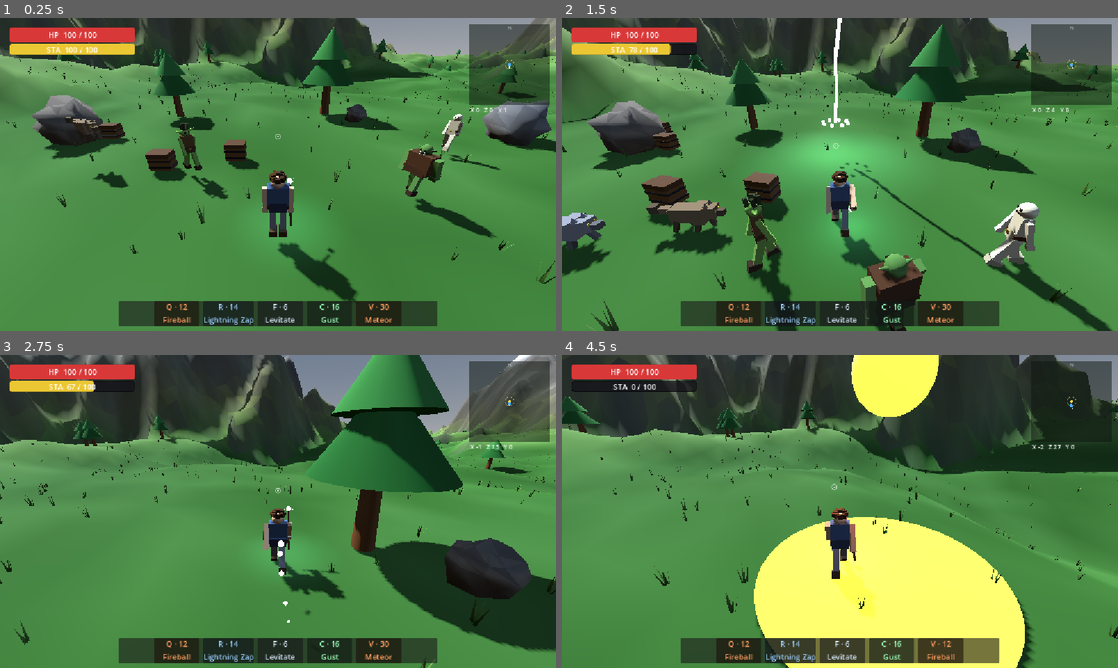
Above: before the commit, frames 1-4 (two rows, left to right).
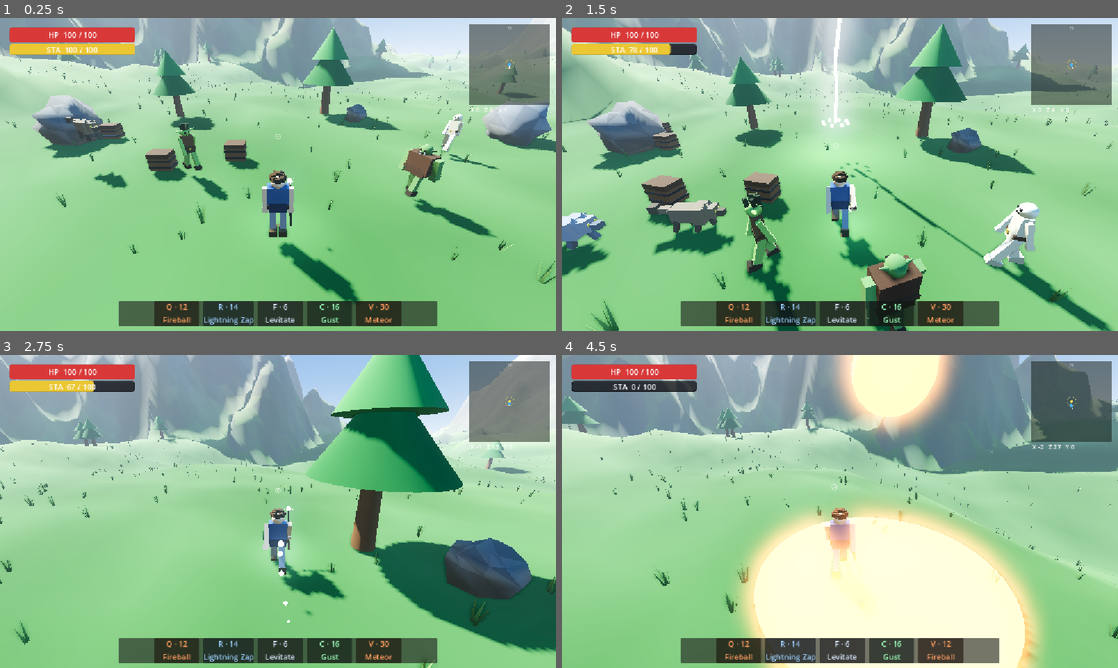
Above: after the commit, the same moments.

Repository: allinall0724-cmyk/godot-game-project
Game: Godot game, scene res://node_3d.tscn
Two runs of this game, one before a commit and one after it. Both use one fixed random seed, a clock stepped at 60 frames per second and the inputs below.
Inputs (mouse positions are in pixels of both pictures, inside the frame that each line leads up to):
- Up to frame 1 (0.25 s): no input
- Up to frame 2 (1.5 s): tap Enter at 0.5 s; move the mouse to (867, 174) at 0.52 s; hold W (move_forward) from 0.53 s (still down); tap Q (ability_1) at 0.6 s; click (867, 174) at 0.67 s; tap Space (jump) at 0.77 s; move the mouse to (812, 174) at 1.27 s; tap R (ability_2) at 1.35 s
- Up to frame 3 (2.75 s): keep holding W (move_forward); tap Space (jump) at 1.52 s; move the mouse to (289, 505) at 2.02 s; tap F (ability_3) at 2.1 s
- Up to frame 4 (4.5 s): keep holding W (move_forward); move the mouse to (834, 517) at 2.77 s; tap C (ability_4) at 2.85 s; click (834, 517) at 2.92 s; tap Space (jump) at 3.02, 3.77 s; move the mouse to (878, 514) at 3.52 s; tap V (ability_5) at 3.6 s; move the mouse to (795, 508) at 4.27 s; tap G (ability_6) at 4.35 s

The runs differ from the first frame. In frame 1, 95% of the frame differs, in the area x 0-100%, y 0-100%; in frame 2, 94%; in frame 3, 95%; in frame 4, 95%.

Commit message:
Graphics: environment overhaul + Pass 6 spells (WIP Pass 7 catalog)
- world.tscn: glow/bloom, filmic tonemap, distance fog, SSAO, nicer sky + warm sun
- Pass 6: 10 new spells (Soul Harvest, Holy Nova, Prism Lance, Storm Cloud,
  Entangling Vines, Glacial Spike, Comet Storm, Quicksand, Venom Spray, Ward of Light)
- Pass 7 catalog entries added (handlers still pending: blackhole/sentry/launch/phase)

Co-Authored-By: Claude Opus 4.8 (1M context) <noreply@anthropic.com>

Diff:
--- a/scenes/player/player.gd
+++ b/scenes/player/player.gd
@@ -180,6 +180,28 @@
 	"venom_bolt":     {"name": "Venom Bolt", "effect": "projectile", "cost": 14, "cd": 0.6, "count": 1, "size": 0.8, "speed": 26.0, "dmg": 2, "dot": 3.0, "dot_dur": 4.0, "element": "nature", "color": NATURE_COL},
 	"gale_boomerang": {"name": "Gale Boomerang", "effect": "boomerang", "cost": 18, "cd": 1.0, "speed": 22.0, "range": 10.0, "size": 1.0, "dmg": 4, "element": "wind", "color": WIND_COL},
 	"thorns_aura":    {"name": "Thorns Aura", "effect": "buff", "cost": 16, "cd": 8.0, "buff": "thorns", "amount": 4, "duration": 10.0, "element": "nature", "color": NATURE_COL},
+
+	# === Pass 6 — more mechanics, light/shadow/nature depth ===
+	"soul_harvest":   {"name": "Soul Harvest", "effect": "drain_aoe", "cost": 28, "cd": 3.0, "radius": 5.0, "dmg": 4, "heal_each": 4, "element": "shadow", "color": SHADOW_COL},
+	"holy_nova":      {"name": "Holy Nova", "effect": "holy_nova", "cost": 24, "cd": 2.5, "radius": 4.5, "dmg": 5, "heal": 20, "element": "light", "color": LIGHT_COL},
+	"prism_lance":    {"name": "Prism Lance", "effect": "line", "cost": 24, "cd": 1.6, "windup": 0.2, "range": 40.0, "width": 1.6, "dmg": 7, "element": "light", "color": LIGHT_COL},
+	"storm_cloud":    {"name": "Storm Cloud", "effect": "cloud", "cost": 26, "cd": 5.0, "strikes": 7, "interval": 0.5, "range": 12.0, "dmg": 4, "element": "lightning", "color": LTNG_COL},
+	"entangling_vines":{"name": "Entangling Vines", "effect": "debuff", "cost": 20, "cd": 2.5, "status": "root", "radius": 4.5, "duration": 2.0, "dot": 3.0, "element": "nature", "color": NATURE_COL},
+	"glacial_spike":  {"name": "Glacial Spike", "effect": "projectile", "cost": 18, "cd": 1.0, "count": 1, "size": 1.3, "speed": 24.0, "dmg": 6, "slow": 0.2, "slow_dur": 3.0, "element": "ice", "color": ICE_COL},
+	"comet_storm":    {"name": "Comet Storm", "effect": "projectile", "cost": 26, "cd": 1.4, "count": 4, "size": 0.7, "speed": 20.0, "dmg": 3, "homing": 5.0, "element": "fire", "color": FIRE_COL},
+	"quicksand":      {"name": "Quicksand", "effect": "zone", "cost": 22, "cd": 4.0, "radius": 4.0, "life": 7.0, "slow": 0.3, "slow_dur": 1.0, "dot": 2.0, "element": "earth", "color": Color(0.5, 0.42, 0.26)},
+	"venom_spray":    {"name": "Venom Spray", "effect": "shotgun", "cost": 22, "cd": 1.0, "pellets": 7, "spread": 0.5, "speed": 24.0, "size": 0.6, "dmg": 2, "dot": 2.5, "dot_dur": 3.0, "element": "nature", "color": NATURE_COL},
+	"ward_of_light":  {"name": "Ward of Light", "effect": "buff", "cost": 18, "cd": 10.0, "buff": "shield", "amount": 0.45, "duration": 10.0, "element": "light", "color": LIGHT_COL},
+
+	# === Pass 7 — deployables, control, mobility, buffs ===
+	"black_hole":      {"name": "Black Hole", "effect": "blackhole", "cost": 45, "cd": 7.0, "windup": 0.3, "radius": 8.0, "force": 15.0, "dmg": 14, "ticks": 10, "element": "shadow", "color": Color(0.42, 0.2, 0.56)},
+	"arcane_sentry":   {"name": "Arcane Sentry", "effect": "sentry", "cost": 28, "cd": 6.0, "life": 8.0, "interval": 0.6, "range": 14.0, "speed": 24.0, "dmg": 3, "element": "arcane", "color": ARCANE_COL},
+	"upheaval":        {"name": "Upheaval", "effect": "launch", "cost": 22, "cd": 2.0, "radius": 4.5, "dmg": 5, "power": 10.0, "element": "earth", "color": EARTH_COL},
+	"phase_dash":      {"name": "Phase Dash", "effect": "phase", "cost": 16, "cd": 1.2, "speed": 30.0, "invuln": 0.5, "element": "wind", "color": ARCANE_COL},
+	"battle_trance":   {"name": "Battle Trance", "effect": "buff", "cost": 22, "cd": 9.0, "buff": "frenzy", "amount": 0.4, "speed_amount": 3.0, "duration": 12.0, "element": "fire", "color": FIRE_COL},
+	"ice_comet":       {"name": "Ice Comet", "effect": "meteor", "cost": 30, "cd": 2.2, "windup": 0.6, "size": 2.0, "dmg": 9, "radius": 3.4, "element": "ice", "color": ICE_COL},
+	"shadow_bolt":     {"name": "Shadow Bolt", "effect": "projectile", "cost": 14, "cd": 0.6, "count": 1, "size": 0.9, "speed": 28.0, "dmg": 3, "dot": 2.5, "dot_dur": 3.0, "element": "shadow", "color": SHADOW_COL},
+	"sanctified_ground":{"name": "Sanctified Ground", "effect": "heal_zone", "cost": 20, "cd": 8.0, "radius": 4.0, "life": 8.0, "heal": 4, "element": "light", "color": LIGHT_COL},
 }
 
 # Until leveling exists, start with a varied 5-spell loadout (bound to Q/R/F/C/V).
@@ -766,6 +788,10 @@
 		"pillar": _eff_pillar(mv)
 		"orbit": _eff_orbit(mv)
 		"boomerang": _eff_boomerang(mv)
+		"drain_aoe": _eff_drain_aoe(mv)
+		"holy_nova": _eff_holy_nova(mv)
+		"line": _eff_line(mv)
+		"cloud": _eff_cloud(mv)
 
 
 func _telegraph(mv: Dictionary, t: float) -> void:
@@ -1240,6 +1266,8 @@
 			"fear":
 				if e.has_method("apply_fear"):
 					e.apply_fear(dur)
+		if float(mv.get("dot", 0.0)) > 0.0 and e.has_method("apply_dot"):
+			e.apply_dot(float(mv["dot"]), dur)  # Entangling Vines: root + poison
 	_spawn_ring(aim + Vector3.UP * 0.2, radius, col, 18)
 
 
@@ -1268,6 +1296,9 @@
 		fb.life = 0.35  # short range
 		if slow_f > 0.0 and fb.has_method("set_on_hit"):
 			fb.set_on_hit(slow_f, float(mv.get("slow_dur", 2.0)), 0.0)
+		var pdot := float(mv.get("dot", 0.0))
+		if pdot > 0.0 and fb.has_method("set_dot"):
+			fb.set_dot(pdot, float(mv.get("dot_dur", 3.0)))  # Venom Spray
 	_spawn_burst(global_position + base * 1.0 + Vector3.UP * 1.2, 0.5, col, 6)
 
 
@@ -2125,6 +2156,89 @@
 		fb.set_boomerang(float(mv.get("range", 10.0)))
 
 
+# ============================================================================
+#  Pass 6 effects — AoE drain / holy nova / pierce-line beam / following cloud
+# ============================================================================
+
+# Shadow: damage every enemy in radius and heal for each one struck (AoE lifesteal).
+func _eff_drain_aoe(mv: Dictionary) -> void:
+	var radius := float(mv.get("radius", 5.0))
+	var dmg := _amp(int(mv.get("dmg", 4)))
+	var heal_each := int(mv.get("heal_each", 4))
+	var col: Color = mv.get("color", SHADOW_COL)
+	var healed := 0
+	for e in get_tree().get_nodes_in_group("enemies"):
+		if global_position.distance_to(e.global_position) <= radius:
+			if e.has_method("take_damage"):
+				e.take_damage(dmg)
+				healed += heal_each
+			_spawn_beam(e.global_position + Vector3.UP * 1.0, global_position + Vector3.UP * 1.0, col)
+	if healed > 0:
+		heal(healed)
+	_spawn_ring(global_position + Vector3.UP * 0.4, radius, col, 16)
+	_spawn_flash(global_position + Vector3.UP * 0.6, col, 2.5, radius * 1.6, 0.25)
+
+
+# Light: a radiant burst that damages nearby enemies AND heals the caster.
+func _eff_holy_nova(mv: Dictionary) -> void:
+	var radius := float(mv.get("radius", 4.5))
+	var dmg := _amp(int(mv.get("dmg", 5)))
+	var col: Color = mv.get("color", LIGHT_COL)
+	for e in get_tree().get_nodes_in_group("enemies"):
+		if global_position.distance_to(e.global_position) <= radius and e.has_method("take_damage"):
+			e.take_damage(dmg)
+	heal(int(mv.get("heal", 20)))
+	_spawn_ring(global_position + Vector3.UP * 0.4, radius, col, 18)
+	_spawn_shockring(global_position, radius, col, 0.4)
+	_spawn_flash(global_position + Vector3.UP * 0.8, col, 4.0, radius * 2.0, 0.3)
+
+
+# Light: a piercing lance that damages EVERY enemy along the aim line (not just the
+# first, unlike Arc Sniper).
+func _eff_line(mv: Dictionary) -> void:
+	var rng := float(mv.get("range", 40.0))
+	var width := float(mv.get("width", 1.6))
+	var dmg := _amp(int(mv.get("dmg", 7)))
+	var col: Color = mv.get("color", LIGHT_COL)
+	var origin := global_position + Vector3.UP * 1.2
+	var dir := _aim_direction_3d()
+	for e in get_tree().get_nodes_in_group("enemies"):
+		var to_e: Vector3 = e.global_position + Vector3.UP * 1.0 - origin
+		var along := to_e.dot(dir)
+		if along < 0.0 or along > rng:
+			continue
+		if (to_e - dir * along).length() <= width:
+			if e.has_method("take_damage"):
+				e.take_damage(dmg)
+	_spawn_beam(origin, origin + dir * rng, col)
+	_spawn_beam(origin, origin + dir * rng, col)  # double layer for a thicker lance
+
+
+# Lightning: a storm cloud that chases the nearest enemy and zaps it repeatedly.
+func _eff_cloud(mv: Dictionary) -> void:
+	var strikes := int(mv.get("strikes", 7))
+	var rng := float(mv.get("range", 12.0))
+	var dmg := _amp(int(mv.get("dmg", 4)))
+	var interval := float(mv.get("interval", 0.5))
+	for s in range(strikes):
+		get_tree().create_timer(float(s) * interval).timeout.connect(func(): _cloud_tick(rng, dmg))
+
+
+func _cloud_tick(rng: float, dmg: int) -> void:
+	var best = null
+	var bd := INF
+	for e in get_tree().get_nodes_in_group("enemies"):
+		var d := global_position.distance_to(e.global_position)
+		if d < bd and d <= rng:
+			bd = d
+			best = e
+	if best == null:
+		return
+	if best.has_method("take_damage"):
+		best.take_damage(dmg)
+	_spawn_lightning_strike(best.global_position)
+
+
 # --- Ability VFX (brief code-only emissive primitives) ---
 
 
--- a/scenes/world/world.tscn
+++ b/scenes/world/world.tscn
@@ -7,6 +7,14 @@
 size = Vector3(34, 2, 34)
 
 [sub_resource type="ProceduralSkyMaterial" id="13_skymat"]
+sky_top_color = Color(0.26, 0.45, 0.74, 1)
+sky_horizon_color = Color(0.72, 0.82, 0.93, 1)
+sky_curve = 0.12
+sky_energy_multiplier = 1.1
+ground_bottom_color = Color(0.34, 0.36, 0.32, 1)
+ground_horizon_color = Color(0.66, 0.72, 0.78, 1)
+sun_angle_max = 28.0
+sun_curve = 0.08
 
 [sub_resource type="Sky" id="14_sky"]
 sky_material = SubResource("13_skymat")
@@ -15,7 +23,30 @@
 background_mode = 2
 sky = SubResource("14_sky")
 ambient_light_source = 3
-ambient_light_energy = 0.6
+ambient_light_color = Color(0.62, 0.72, 0.86, 1)
+ambient_light_energy = 0.5
+tonemap_mode = 3
+tonemap_white = 1.2
+ssao_enabled = true
+ssao_radius = 1.4
+ssao_intensity = 1.6
+ssao_power = 1.8
+glow_enabled = true
+glow_intensity = 0.85
+glow_strength = 1.0
+glow_bloom = 0.12
+glow_blend_mode = 1
+glow_hdr_threshold = 1.0
+glow_levels/2 = 0.3
+glow_levels/3 = 0.6
+glow_levels/4 = 1.0
+glow_levels/5 = 1.0
+fog_enabled = true
+fog_light_color = Color(0.72, 0.8, 0.9, 1)
+fog_sun_scatter = 0.12
+fog_density = 0.0032
+fog_aerial_perspective = 0.35
+fog_sky_affect = 0.2
 
 [node name="World" type="Node3D"]
 script = ExtResource("1_world")
@@ -31,7 +62,13 @@
 
 [node name="DirectionalLight3D" type="DirectionalLight3D" parent="."]
 transform = Transform3D(0.707, -0.5, 0.5, 0, 0.707, 0.707, -0.707, -0.5, 0.5, 10, 60, 10)
+light_color = Color(1, 0.96, 0.87, 1)
+light_energy = 1.15
 shadow_enabled = true
+shadow_bias = 0.06
+shadow_normal_bias = 1.5
+directional_shadow_max_distance = 140.0
+light_angular_distance = 1.2
 
 [node name="WorldEnvironment" type="WorldEnvironment" parent="."]
 environment = SubResource("15_env")
